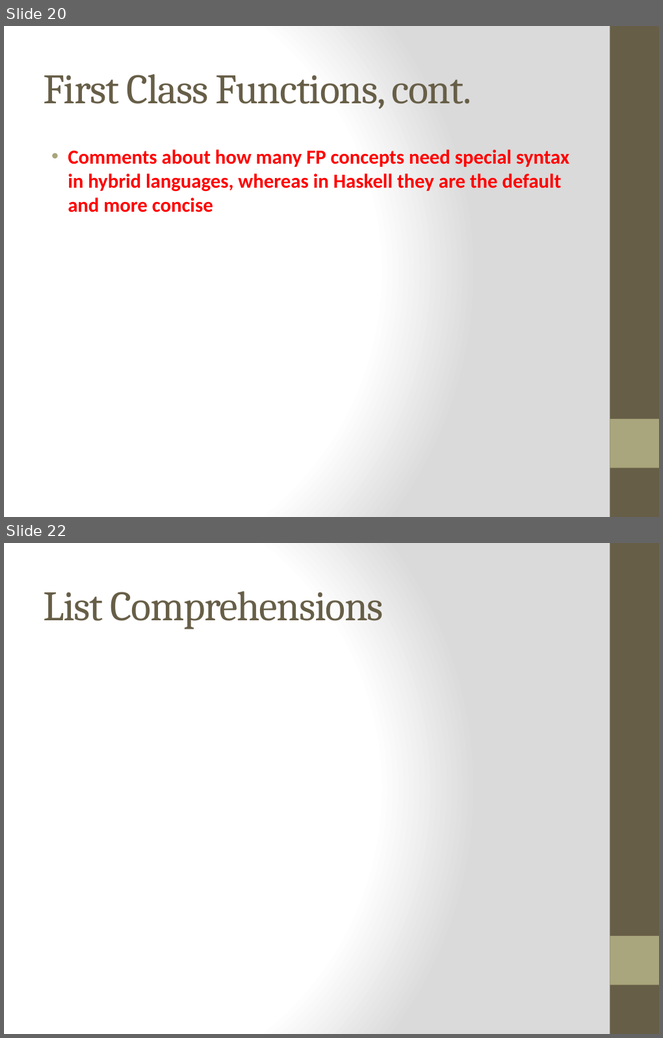
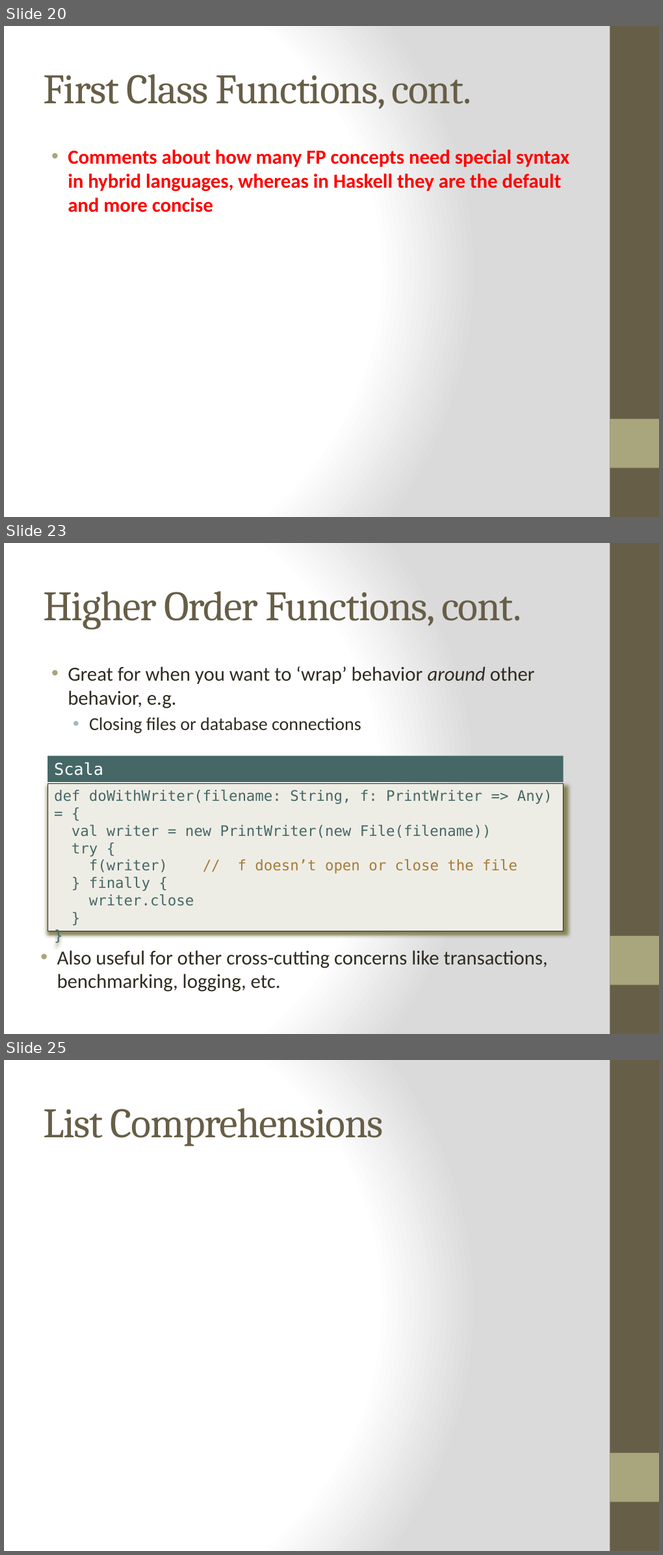
Before and after one commit to bjhartin/FoundationsOfFunctionalProgramming, a slide deck: FoundationsOfFunctionalProgramming.pptx. Shown one above the other, each under a label of ours: slides 20 and 22 before the commit, slides 20, 23 and 25 after it; the slides between them are not shown. The pictures are 663x1038 and 663x1555 pixels, drawn with LibreOffice and Linux fonts; fonts in the diff are those of the drawing. Boxes give left, top, right and bottom in pixels: in the first picture for what was removed or moved away, otherwise in the second. Text is boxed around its words. In the diff, an @@ line names an element or a change of style, - is before the commit and + after.

```diff
--- a/FoundationsOfFunctionalProgramming.pptx
+++ b/FoundationsOfFunctionalProgramming.pptx
@@ slide 23 added at [4, 543, 659, 1034], background gradient #FFFFFF to #DADADA; not listed: 2 template elements that a slide beside it also shows @@
@@ title added at [43, 591, 521, 629], 46 pt, text #675E47 @@
+Higher Order Functions, cont.
@@ text added at [68, 667, 535, 733], 22 pt, text #2F2B20 @@
+• Great for when you want to ‘wrap’ behavior around other behavior, e.g.
+  • Closing files or database connections
@@ rectangle added at [48, 756, 564, 782], fill #456867, 18 pt, text #FFFFFF @@
+Scala
@@ rectangle added at [48, 783, 564, 932], fill #EEEDE5, outline #2F2B20 0.75 pt, 16 pt, text #456867 @@
+def doWithWriter(filename: String, f: PrintWriter => Any) = {
+val writer = new PrintWriter(new File(filename))
+try {
+f(writer) // f doesn’t open or close the file
+} finally {
+writer.close
+}
+}
@@ text added at [57, 951, 548, 992], 22 pt, text #2F2B20 @@
+• Also useful for other cross-cutting concerns like transactions, benchmarking, logging, etc.
@@ what was slide 22 is now slide 25 @@
```
Also in this commit, not shown: 2 slides changed, 3 other slides added, 4 other files.
